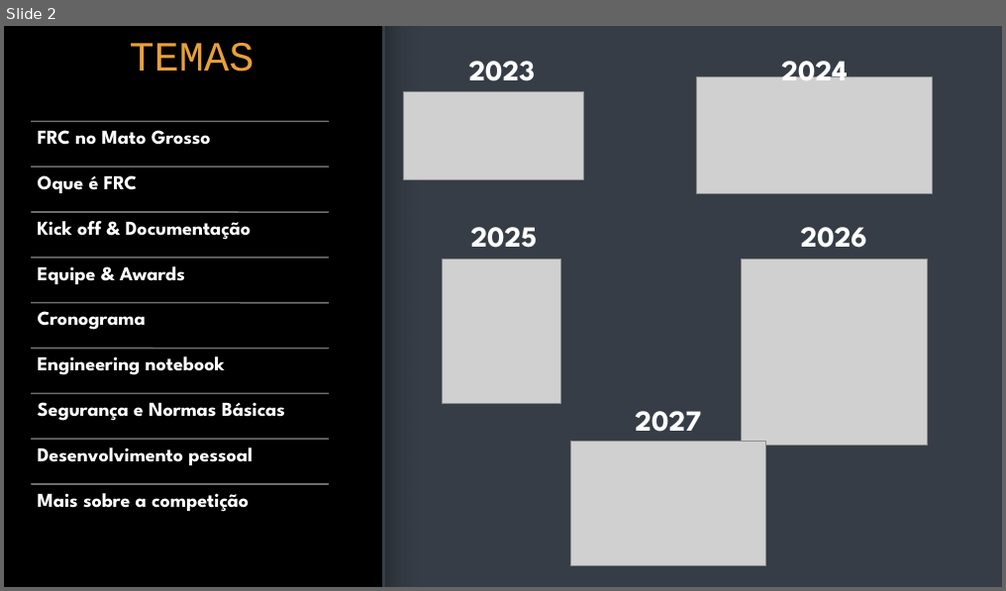
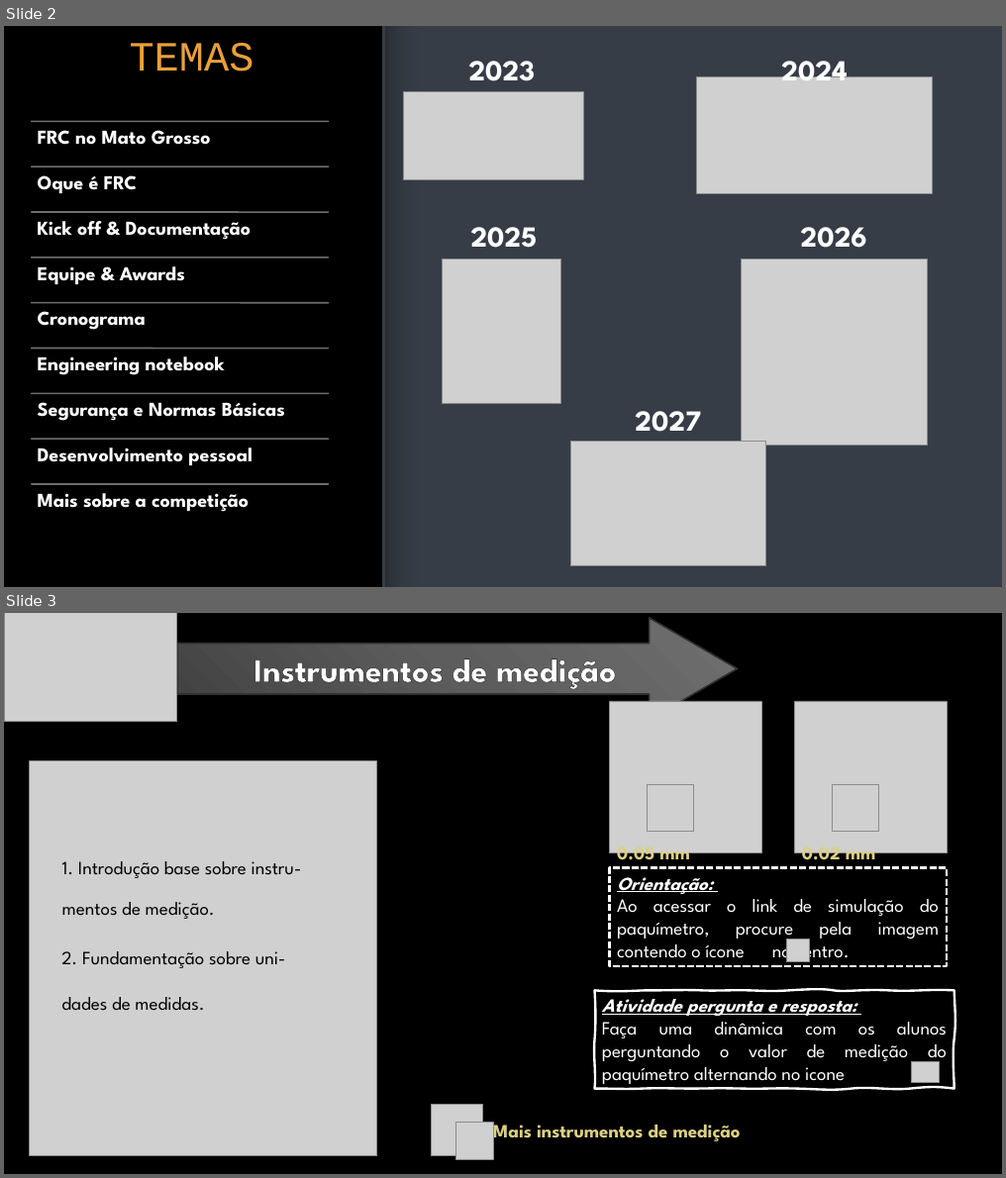
Before and after one commit to FRCMT-Repositories/Curso-2026, a slide deck: Montagem, Instalação e Integração de Sistemas Robóticos/FRC UC2.pptx. Shown one above the other, each under a label of ours: slide 2 before the commit, slides 2 and 3 after it. The pictures are 1006x591 and 1006x1178 pixels, drawn with LibreOffice and Linux fonts; fonts in the diff are those of the drawing; grey boxes stand for pictures; background and template pictures are left out. Boxes give left, top, right and bottom in pixels: in the first picture for what was removed or moved away, otherwise in the second. Text is boxed around its words. In the diff, an @@ line names an element or a change of style, - is before the commit and + after.

```diff
--- a/Montagem, Instalação e Integração de Sistemas Robóticos/FRC UC2.pptx
+++ b/Montagem, Instalação e Integração de Sistemas Robóticos/FRC UC2.pptx
@@ slide 3 added at [4,613,1002,1174], background picture (left out) @@
@@ picture added at [4,613,177,722] @@
@@ right arrow added at [177,618,738,719], fill gradient #424242 to #5E5E5E to #6F6F6F, outline #313131 1.5 pt, 32 pt, text #FFFFFF, bold @@
+Instrumentos de medição
@@ picture added at [610,701,761,854] @@
@@ picture added at [795,701,946,854] @@
@@ picture added at [648,785,693,832] @@
@@ picture added at [833,785,879,832] @@
@@ text added at [617,841,690,866], 18 pt, text #DCD084, bold @@
+0.05 mm
@@ text added at [802,841,876,866], 18 pt, text #DCD084, bold @@
+0.02 mm
@@ rectangle added at [610,868,946,966], outline #FFFFFF 2.25 pt dashed, 18 pt, text #FFFFFF @@
+Orientação:
+Ao acessar o link de simulação do paquímetro, procure pela imagem contendo o ícone no centro.
@@ picture added at [787,940,810,962] @@
@@ group added at [29,761,377,1157]: 4 texts, 1 picture @@
+1. Introdução base sobre instru-
+mentos de medição.
+2. Fundamentação sobre uni-
+dades de medidas.
@@ freeform shape added at [595,990,954,1088], outline #FFFFFF 2.25 pt, 18 pt, text #FFFFFF @@
+Atividade pergunta e resposta:
+Faça uma dinâmica com os alunos perguntando o valor de medição do paquímetro alternando no icone
@@ picture added at [912,1062,939,1083] @@
@@ picture added at [432,1105,483,1157] @@
@@ picture added at [456,1123,494,1160] @@
@@ text added at [493,1122,741,1145], 18 pt, text #DCD084, bold @@
+Mais instrumentos de medição
```
Also in this commit, not shown: 2 other slides added, 1 slide removed, 2 other files.
